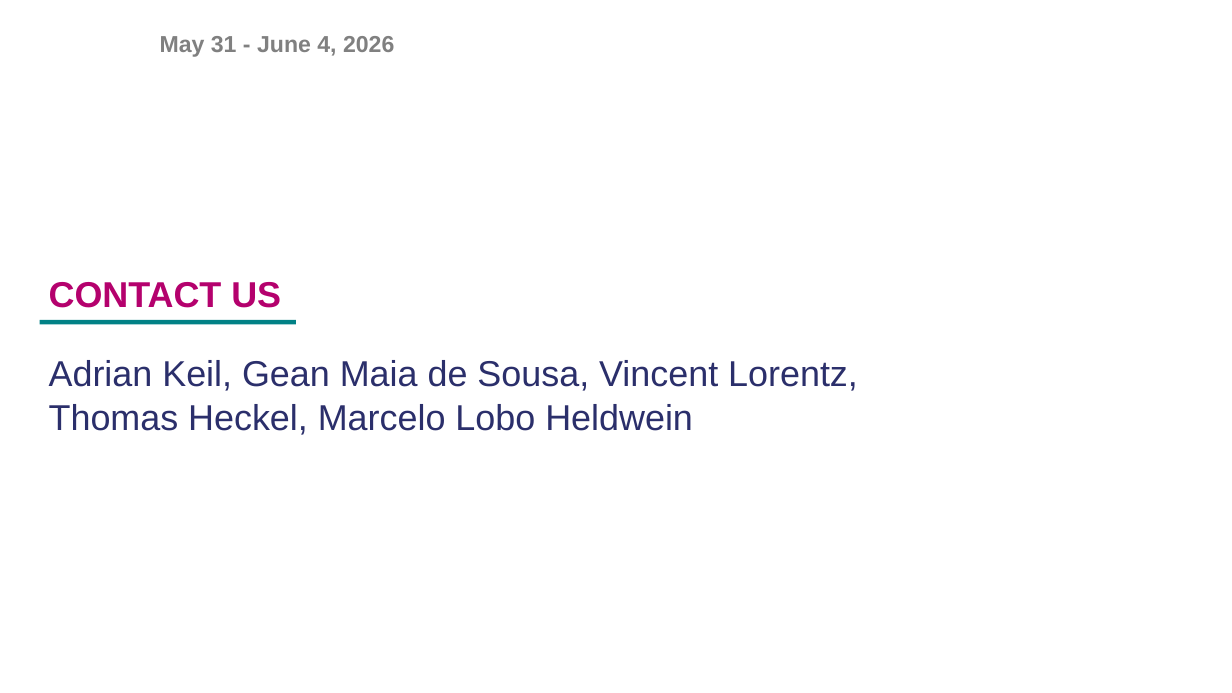
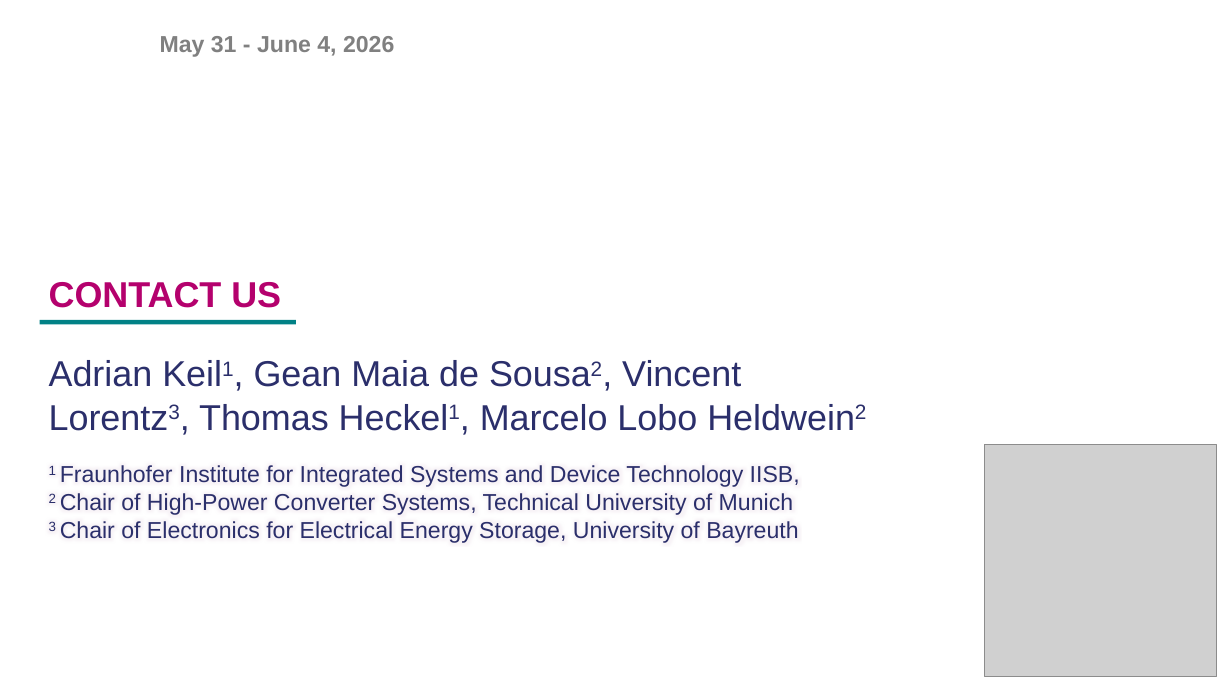
Before and after one commit to Keilomatico/IPEC2026_Coupled_Inductor_Buck, a slide deck: slide 14 of Presentation/IPEC2026_Adrian-Keil_Coupled-Inductor-Buck.pptx. Drawn at 1232x693 pixels with LibreOffice and Linux fonts; fonts in the diff are those of the drawing; grey boxes stand for pictures; background and template pictures are left out. Boxes give left, top, right and bottom in pixels: in the first picture for what was removed or moved away, otherwise in the second. Text is boxed around its words. In the diff, an @@ line names an element or a change of style, - is before the commit and + after.

```diff
--- a/Presentation/IPEC2026_Adrian-Keil_Coupled-Inductor-Buck.pptx
+++ b/Presentation/IPEC2026_Adrian-Keil_Coupled-Inductor-Buck.pptx
@@ text at (49, 360, 741, 431): text changed @@
-Adrian Keil, Gean Maia de Sousa, Vincent Lorentz, Thomas Heckel, Marcelo Lobo Heldwein
+Adrian Keil1, Gean Maia de Sousa2, Vincent Lorentz3, Thomas Heckel1, Marcelo Lobo Heldwein2
@@ picture added at (985, 445, 1217, 677) @@
@@ text added at (49, 465, 800, 543), 18 pt, text #2B2F6B @@
+1 Fraunhofer Institute for Integrated Systems and Device Technology IISB,
+2 Chair of High-Power Converter Systems, Technical University of Munich
+3 Chair of Electronics for Electrical Energy Storage, University of Bayreuth
```
Also in this commit, not shown: 5 other slides changed, 1 other file.
